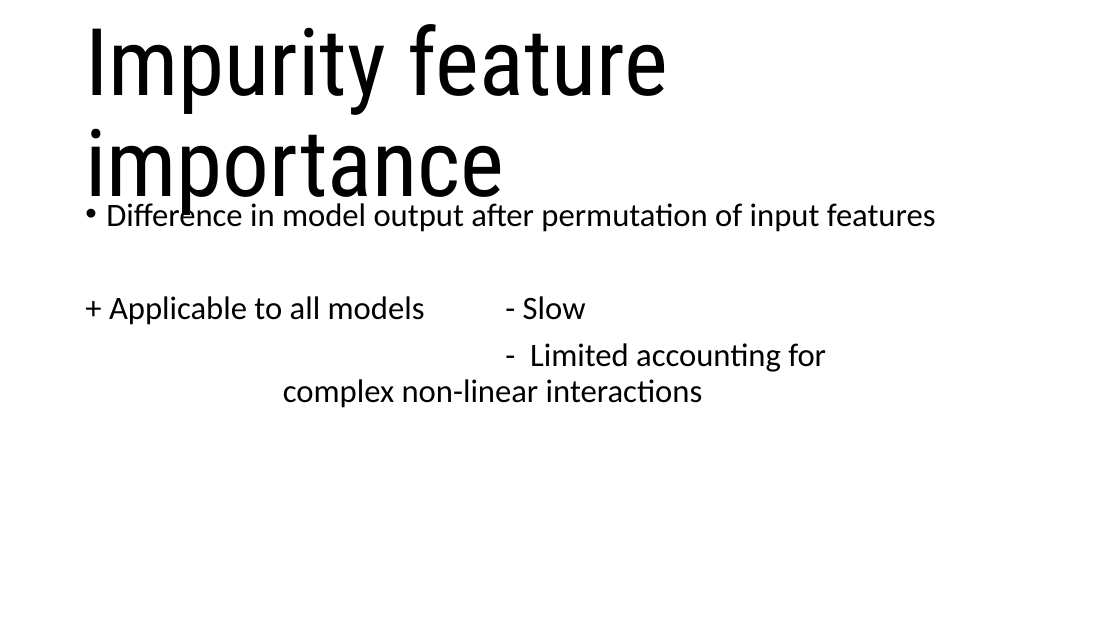
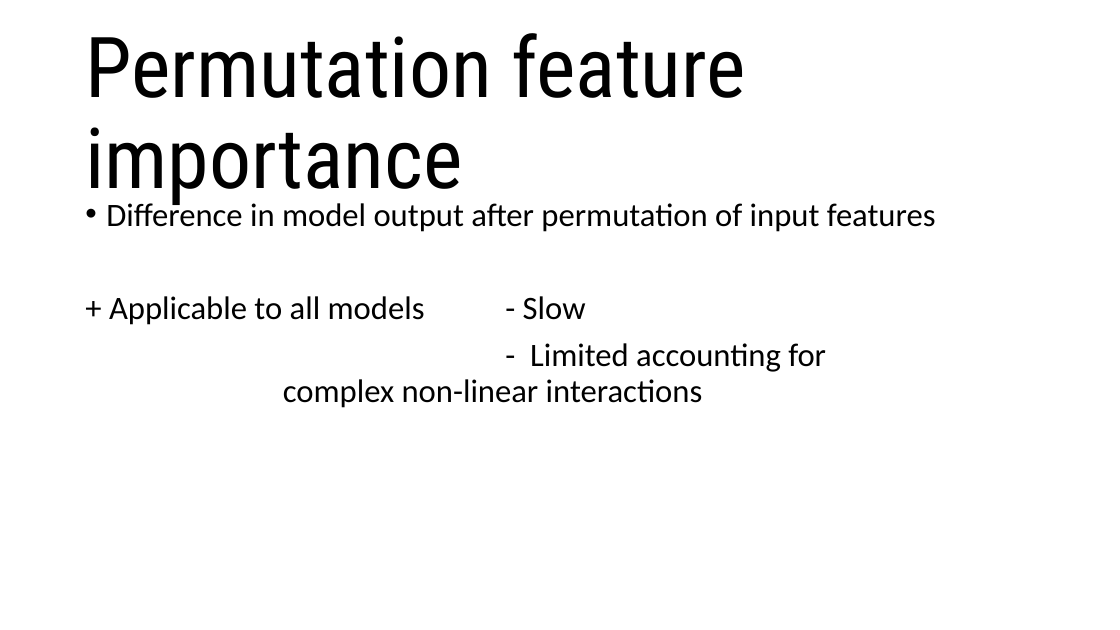
Before and after one commit to oriol-pomarol/codegeo_workshops, a slide deck: slide 17 of 2_feature_importance/feature_importance.pptx (slide 15 before the commit). Drawn at 1120x630 pixels with LibreOffice and Linux fonts; fonts in the diff are those of the drawing; background and template pictures are left out. Boxes give left, top, right and bottom in pixels: in the first picture for what was removed or moved away, otherwise in the second. Text is boxed around its words. In the diff, an @@ line names an element or a change of style, - is before the commit and + after.

```diff
--- a/2_feature_importance/feature_importance.pptx
+++ b/2_feature_importance/feature_importance.pptx
@@ title at box(85, 33, 746, 209): text changed; size 80 to 72 pt @@
-Impurity feature importance
+Permutation feature importance
```
Also in this commit, not shown: 1 other slide changed, 8 slides added, 1 other file.
